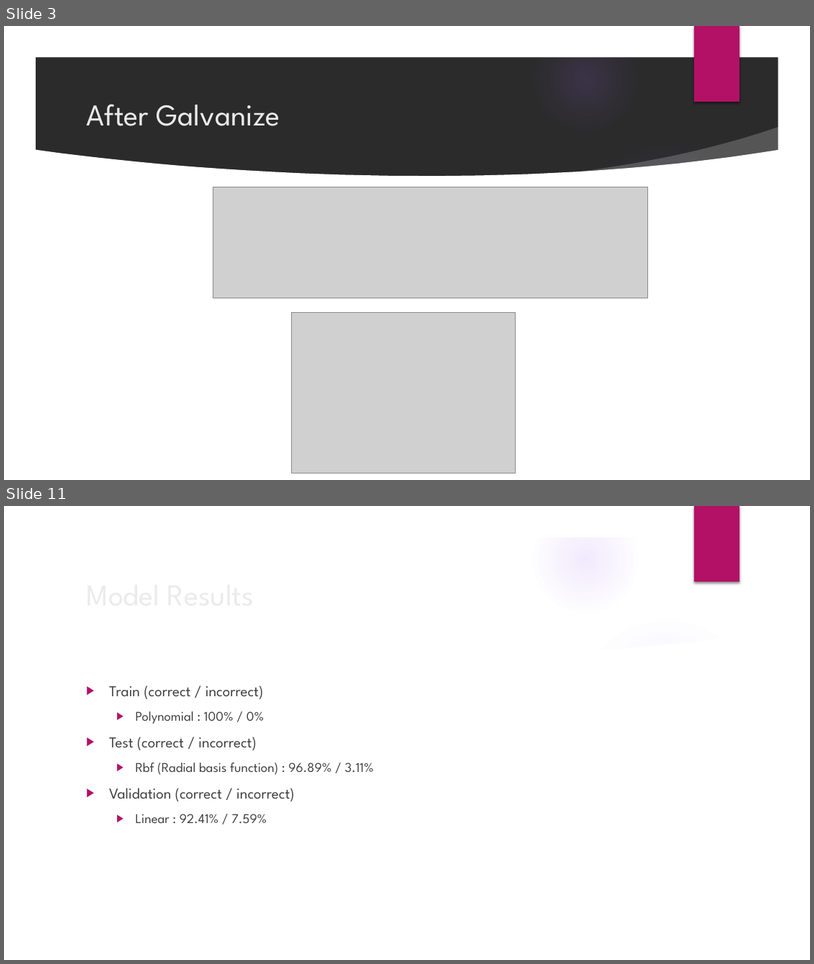
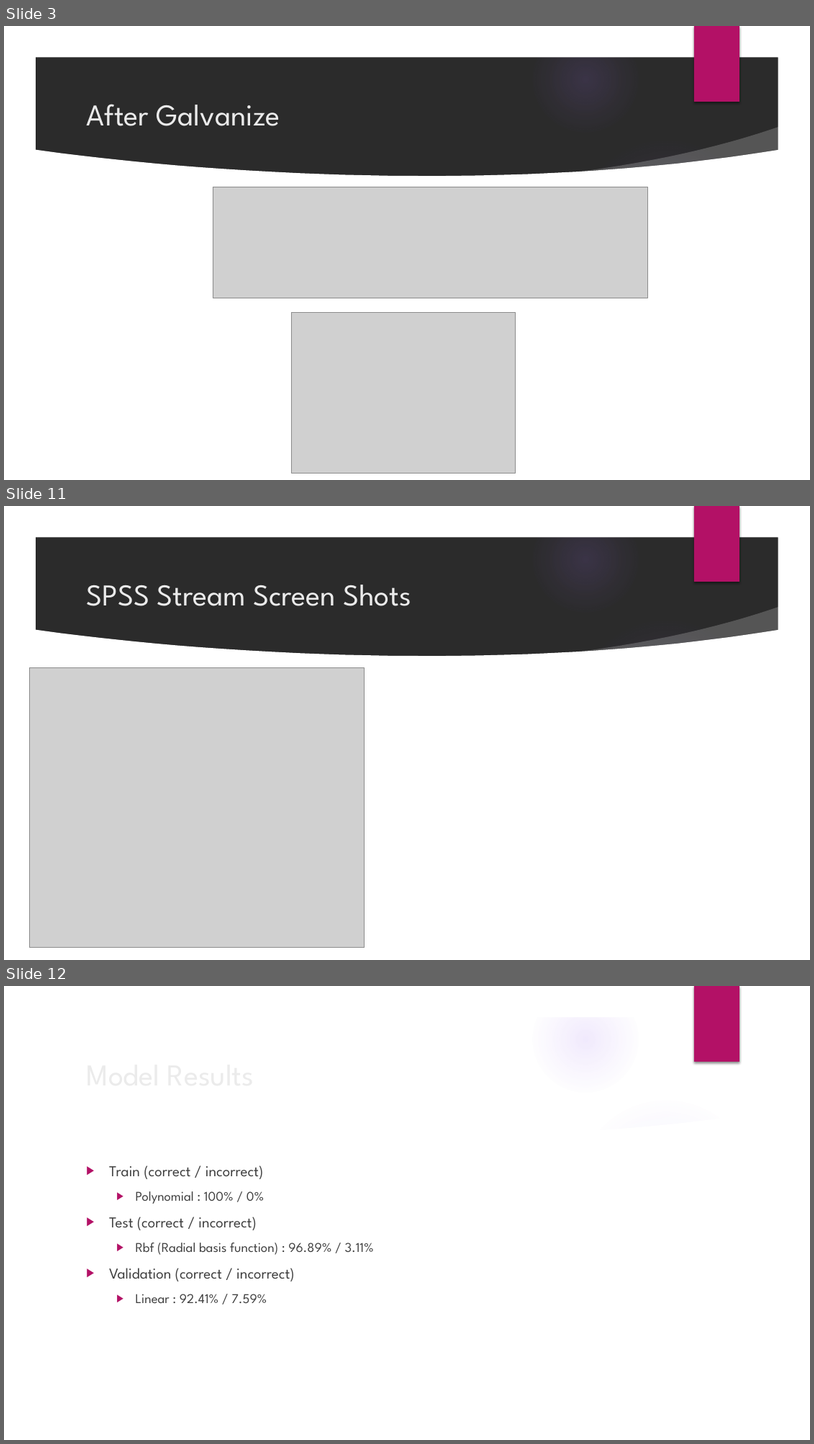
Before and after one commit to GregSimpson/SupportVectorMachine-CancerClassification, a slide deck: docs/gsimpson-CapstonePresentation.pptx. Shown one above the other, each under a label of ours: slides 3 and 11 before the commit, slides 3, 11 and 12 after it; the slides between them are not shown. The pictures are 814x964 and 814x1444 pixels, drawn with LibreOffice and Linux fonts; fonts in the diff are those of the drawing; grey boxes stand for pictures; background and template pictures are left out; a plain dark background stands for a picture behind light text. Boxes give left, top, right and bottom in pixels: in the first picture for what was removed or moved away, otherwise in the second. Text is boxed around its words. In the diff, an @@ line names an element or a change of style, - is before the commit and + after.

```diff
--- a/docs/gsimpson-CapstonePresentation.pptx
+++ b/docs/gsimpson-CapstonePresentation.pptx
@@ slide 11 added at (x1=4, y1=506, x2=810, y2=960), background picture (left out); not listed: 9 template elements that a slide beside it also shows @@
@@ title added at (x1=86, y1=584, x2=412, y2=606), 36 pt, text #EBEBEB @@
+SPSS Stream Screen Shots
@@ picture added at (x1=30, y1=668, x2=365, y2=947) @@
@@ what was slide 11 is now slide 12 @@
```
Also in this commit, not shown: 5 slides changed, 2 other slides added, 7 other files.
